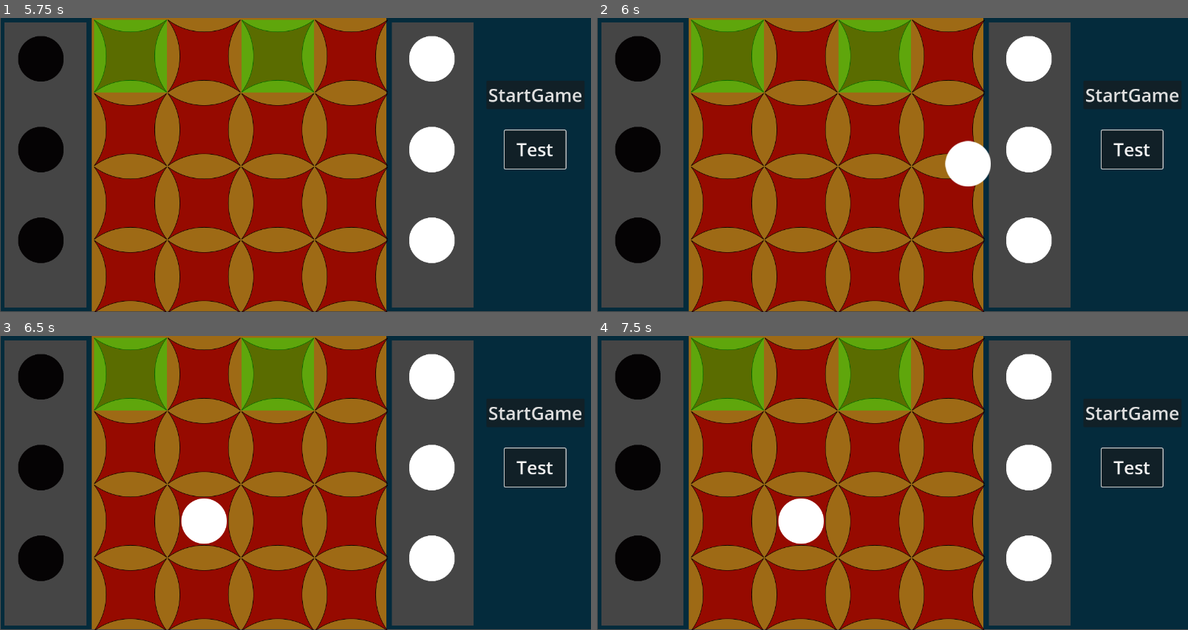
Above: before the commit, frames 1-4 (two rows, left to right).
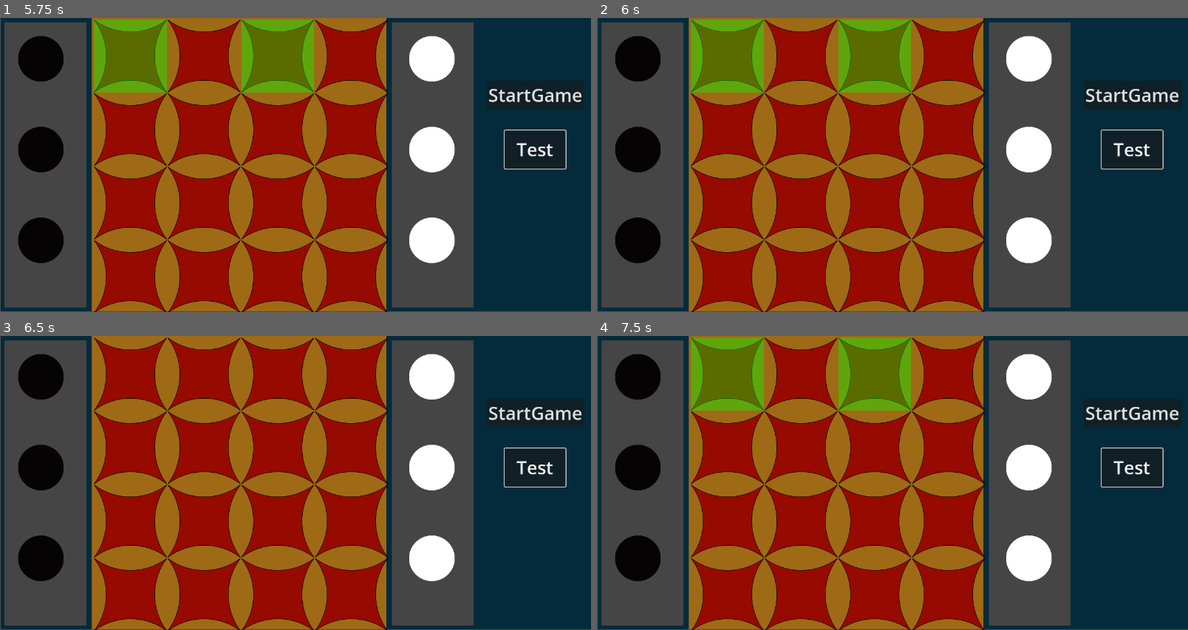
Above: after the commit, the same moments.

Repository: Abdelrahman-Sherif-Fayez/Gobblet-Game
Game: Godot game, scene res://gui.tscn
Same seed, same stepped clock (60 frames per second), same inputs: the game is played once before the commit and once after it.
Inputs (mouse positions are in pixels of both pictures, inside the frame that each line leads up to):
- Up to frame 1 (5.75 s): click "Test" at 0.5 s; click "StartGame" at 1.25 s; click "StartGame" at 2 s; click "Test" at 2.75 s; click "StartGame" at 3.5 s; click "Test" at 4.25 s; tap Enter at 5 s; move the mouse to (425, 150) at 5.02 s; right-click (425, 150) at 5.1 s; click (425, 150) at 5.17 s
- Up to frame 2 (6 s): tap Space at 5.75 s; move the mouse to (774, 179) at 5.77 s; click (774, 179) at 5.85 s
- Up to frame 3 (6.5 s): right-click (177, 497) at 6.05 s
- Up to frame 4 (7.5 s): move the mouse to (951, 418) at 6.52 s; right-click (951, 418) at 6.6 s; click (951, 418) at 6.67 s; tap Enter at 7.25 s; move the mouse to (862, 541) at 7.27 s; right-click (862, 541) at 7.35 s; click (862, 541) at 7.42 s

Frame 1 is identical in both runs. In frame 2, 1.0% of the frame differs, in the area x 58-67%, y 41-58%; in frame 3, 7.1%, in the area x 15-54%, y 0-71%; in frame 4, 1.0%.

Commit message:
3rd ep done

Diff:
--- a/Bitboard.gd
+++ b/Bitboard.gd
@@ -1,13 +1,33 @@
 extends Node
-class_name Bitboard
+
 var white_pieces = [0,0,0,0]
 var black_pieces = [0,0,0,0]
 
-func _init():
-	print("Hello Bitboard")
+func get_board():
+	return self
 
-func get_white_board():
+func get_board_int():
 	var ans = 0
 	for i in range(4):
 		ans |= white_pieces[i]
+	for i in range(4):
+		ans |= black_pieces[i]
 	return ans
+
+func add_piece(location, piece_type):
+	if piece_type < 4:
+		black_pieces[piece_type%4] |= 1 << location
+	else:
+		white_pieces[piece_type%4] |= 1 << location
+
+func remove_piece(location, piece_type):
+	if location == -1:
+		return
+	if piece_type < 4:
+		black_pieces[piece_type%4] &= ~(1 << location)
+	else:
+		white_pieces[piece_type%4] &= ~(1 << location)
+
+func clear():
+	white_pieces = [0,0,0,0]
+	black_pieces = [0,0,0,0]
--- a/GUI.gd
+++ b/GUI.gd
@@ -5,13 +5,14 @@
 @onready var piece_scene = preload("res://piece.tscn")
 @onready var gobblet_board = $GobbletBoard
 @onready var bitboard = $Bitboard
+@onready var generate_path = $GeneratePath
 
 var grid_array := []
 var black_pieces_array := [[], [], []]
 var white_pieces_array := [[], [], []]
 var piece_array := [[], [], [], [],[], [], [], [], [], [], [], [], [], [], [], []] # Array that contains the top piece of each of the 16 tiles
+var piece_selected = null
 
-var piece_selected = null
 # Called when the node enters the scene tree for the first time.
 func _ready():
 	var x_off = 0
@@ -26,6 +27,11 @@
 	#piece_array.resize(16)
 	#piece_array.fill(0)
 
+func _process(_delta):
+	if Input.is_action_just_pressed("mouse_right") and piece_selected:
+		piece_selected = null
+		clear_board_filter()
+
 func create_tile(pos_vector):
 	var new_tile = tile_scene.instantiate()
 	new_tile.tile_ID = grid_array.size()
@@ -38,7 +44,10 @@
 func _on_tile_clicked(tile) -> void:
 	if not piece_selected:
 		return
+	if tile.state != DataHandler.tile_states.FREE:
+		return
 	move_piece(piece_selected, tile.tile_ID)
+	clear_board_filter()
 	piece_selected = null
 
 # A function to move the selected piece to the clicked tile
@@ -46,10 +55,11 @@
 	#condition if new piece moved from outside into the board
 	if piece.tile_ID == -1:
 		piece_array[location].push_back(piece)
-		print(piece_array[location])
+		#print(piece_array[location])
 	else:
 		piece_array[piece.tile_ID].pop_front()
 		piece_array[location].push_back(piece)
+	remove_piece_from_bitboard(piece)
 	piece.tile_ID = location
 	self.move_child(piece, -1)
 	var tween = get_tree().create_tween()
@@ -57,6 +67,10 @@
 	icon_offset.x = icon_offset.x / 2
 	icon_offset.y = icon_offset.y /  2
 	tween.tween_property(piece, "global_position", grid_array[location].global_position - icon_offset, 0.5)
+	bitboard.add_piece(location, piece.type)
+
+func remove_piece_from_bitboard(piece):
+	bitboard.remove_piece(piece.tile_ID, piece.type)
 
 func add_piece(piece_type, location, is_black, stack_no) -> void: #location is an index
 	var new_piece = piece_scene.instantiate()
@@ -76,10 +90,24 @@
 	new_piece.piece_selected.connect(_on_piece_selected)
 
 func _on_piece_selected(piece):
-	if not piece_selected:
+	if piece_selected:
+		_on_tile_clicked(grid_array[piece.tile_ID])
+	else:
 		piece_selected = piece
-	else:
-		_on_tile_clicked(grid_array[piece.tile_ID])
+		var board = bitboard.get_board()
+		#print(bitboard.get_board_int())
+		if piece.get_size_number() == 100:
+			set_board_filter(generate_path.get_XL_moves(piece.tile_ID, board))
+		else: if piece.get_size_number() == 75:
+			set_board_filter(generate_path.get_L_moves(piece.tile_ID, board))
+		else: if piece.get_size_number() == 50:
+			set_board_filter(generate_path.get_M_moves(piece.tile_ID, board))
+		else: if piece.get_size_number() == 25:
+			set_board_filter(generate_path.get_S_moves(piece.tile_ID, board))
+
+func clear_board_filter():
+	for i in grid_array:
+		i.set_filter()
 
 func set_board_filter(bitmap:int): # here bitmap max value is 2^16-1
 	for i in range(16):
@@ -122,12 +150,12 @@
 	#Initializing Black and White Pieces (3 stacks with 4 pieces for each)
 	Initialize_gobblet_board()
 	set_board_filter(5)
-	var _bitboard = Bitboard.new()
 
 
 func _on_start_game_button_pressed():
 	piece_selected = null
 	clear_piece_array()
+	bitboard.clear()
 	piece_array = [[], [], [], [],[], [], [], [], [], [], [], [], [], [], [], []]
 	Initialize_gobblet_board()
 
--- a/GeneratePath.gd
+++ b/GeneratePath.gd
@@ -1,14 +1,14 @@
 extends Node
 
 
-func get_XL_moves():
-	pass
+func get_XL_moves(position, board):
+	return 1
 
-func get_L_moves():
-	pass
+func get_L_moves(position, board):
+	return 2
 
-func get_M_moves():
-	pass
+func get_M_moves(position, board):
+	return 4
 
-func get_S_moves():
-	pass
+func get_S_moves(position, board):
+	return 8
--- a/Piece.gd
+++ b/Piece.gd
@@ -20,6 +20,9 @@
 func get_size():
 	return icon.size
 
+func get_size_number():
+	return icon.size[0]
+
 func _on_icon_gui_input(event: InputEvent):
 	if event.is_action_pressed("mouse_left"):
 		emit_signal("piece_selected", self)
--- a/gui.tscn
+++ b/gui.tscn
@@ -1,7 +1,8 @@
-[gd_scene load_steps=3 format=3 uid="uid://b3ge31jp0ojcx"]
+[gd_scene load_steps=4 format=3 uid="uid://b3ge31jp0ojcx"]
 
 [ext_resource type="Script" path="res://GUI.gd" id="1_nrr3e"]
 [ext_resource type="Script" path="res://Bitboard.gd" id="2_35adu"]
+[ext_resource type="Script" path="res://GeneratePath.gd" id="3_w5tc5"]
 
 [node name="GUI" type="Control"]
 layout_mode = 3
@@ -100,5 +101,8 @@
 [node name="Bitboard" type="Node" parent="."]
 script = ExtResource("2_35adu")
 
+[node name="GeneratePath" type="Node" parent="."]
+script = ExtResource("3_w5tc5")
+
 [connection signal="pressed" from="StartGameButton" to="." method="_on_start_game_button_pressed"]
 [connection signal="pressed" from="TestButton" to="." method="_on_test_button_pressed"]
--- a/project.godot
+++ b/project.godot
@@ -39,3 +39,8 @@
 "events": [Object(InputEventMouseButton,"resource_local_to_scene":false,"resource_name":"","device":-1,"window_id":0,"a …(258 unchanged characters)…
 ]
 }
+mouse_right={
+"deadzone": 0.5,
+"events": [Object(InputEventMouseButton,"resource_local_to_scene":false,"resource_name":"","device":-1,"window_id":0,"alt_pressed":false,"shift_pressed":false,"ctrl_pressed":false,"meta_pressed":false,"button_mask":0,"position":Vector2(0, 0),"global_position":Vector2(0, 0),"factor":1.0,"button_index":2,"canceled":false,"pressed":false,"double_click":false,"script":null)
+]
+}
